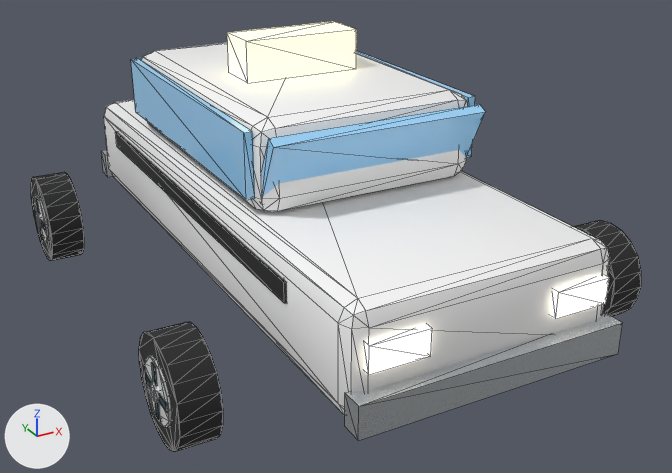
The glTF model 3d/assets/airport_taxi.glb, before and after one commit.
Before and after are seen from a 50 mm lens placed at (-3.08, -6.07, 3.39), pointed at (0.1, -0.3, 0.5). The axes (+X, +Y, +Z) are drawn at lower left. The lights are the same throughout. The picture after the commit comes second. Mesh edges are drawn as thin lines. Where no turn or scale is listed for an object, it has been applied to the vertices. Vertices at exactly the same position are counted once.

Names of what the first picture shows: 'AirportTaxi_body', 'Wheel_FL', 'Wheel_FR', 'Wheel_RR'.
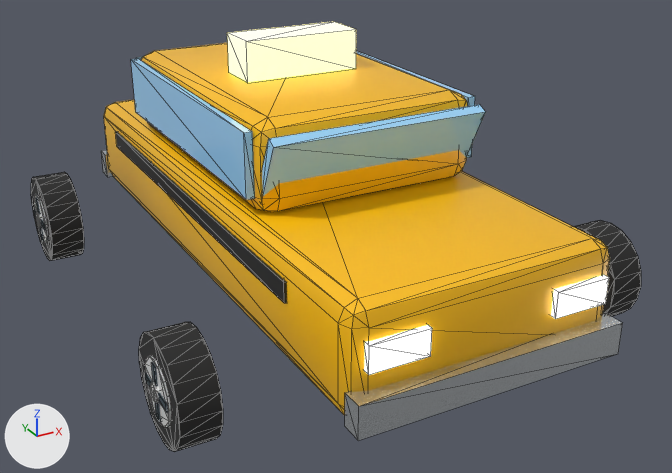
What differs and where, as boxes [x1, y1, x2, y2] in the pictures (672 x 473 px):
part 1 of me_airporttaxi_body, recoloured (white to yellow)
    both: [104, 43, 610, 415]

What the commit changed:
Material 'TaxiYellow' (mat_taxiyellow) is new.
Its base color is (1.0, 0.533, 0.00212) (yellow #ffc107).
Its roughness is 0.35.
me_airporttaxi_body has 208 vertices, 360 faces and spans x -0.97..0.97, y -2.46..2.46, z 0.32..2.0.
me_airporttaxi_body is used by ob_airporttaxi_body; location (0.0, 0.0, 0.0).
me_airporttaxi_body part 1: all 216 faces that had it switch from mat_paint (white #fafafa) to mat_taxiyellow (yellow #ffc107).
